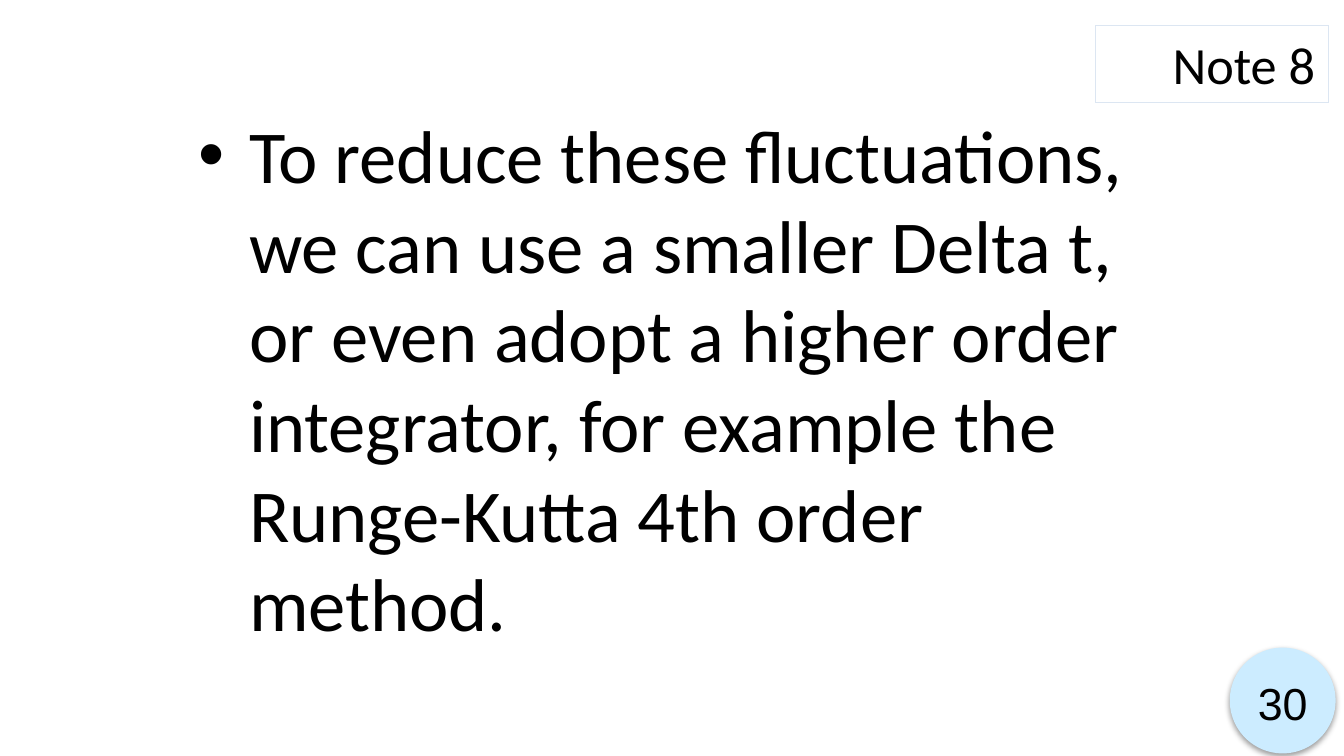
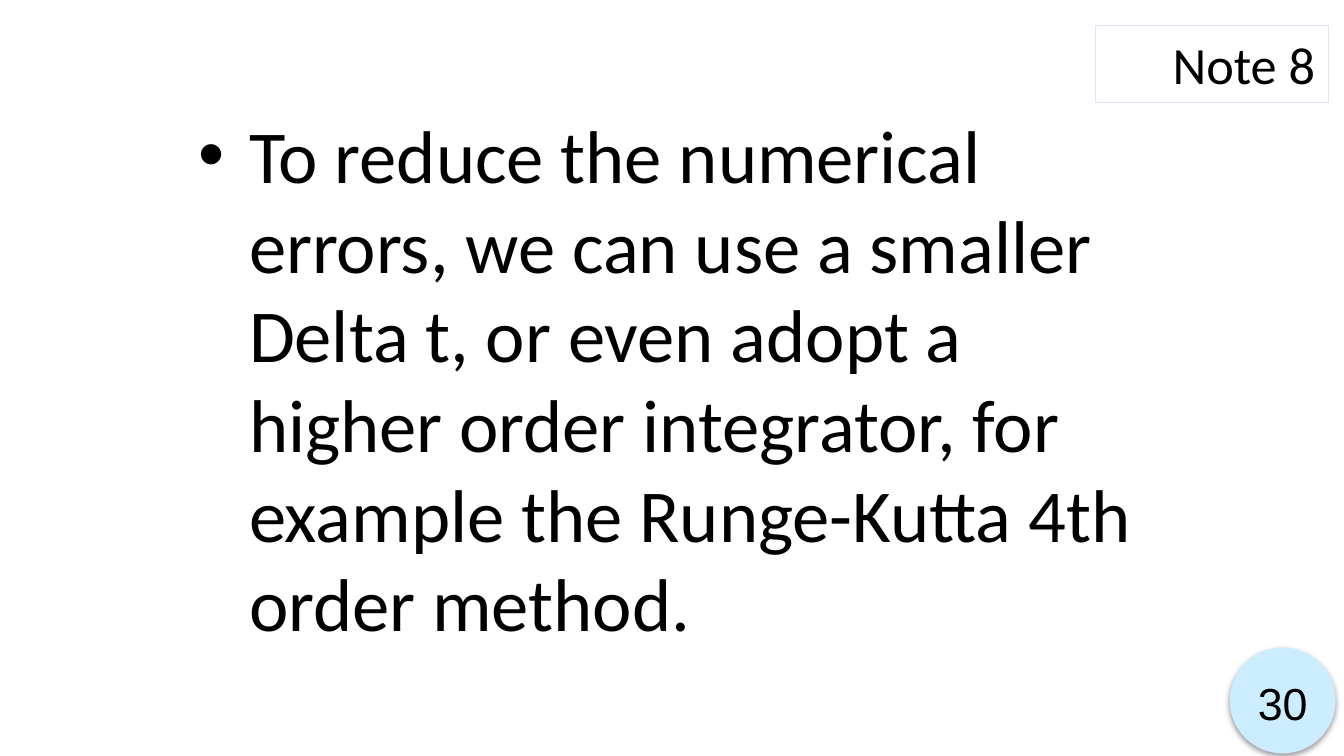
Before and after one commit to ryo0921/KyotoUx-009x, a slide deck: slide 30 of 01/Week 1-4_script.pptx. Drawn at 1344x756 pixels with LibreOffice and Linux fonts; fonts in the diff are those of the drawing. Boxes give left, top, right and bottom in pixels: in the first picture for what was removed or moved away, otherwise in the second. Text is boxed around its words. In the diff, an @@ line names an element or a change of style, - is before the commit and + after.

```diff
--- a/01/Week 1-4_script.pptx
+++ b/01/Week 1-4_script.pptx
@@ text at box(249, 131, 1130, 632): text changed @@
-• To reduce these fluctuations, we can use a smaller Delta t, or even adopt a higher order integrator, for example the Runge-Kutta 4th order method.
+• To reduce the numerical errors, we can use a smaller Delta t, or even adopt a higher order integrator, for example the Runge-Kutta 4th order method.
```
Also in this commit, not shown: 8 other slides changed, 3 slides removed, 41 other files.
